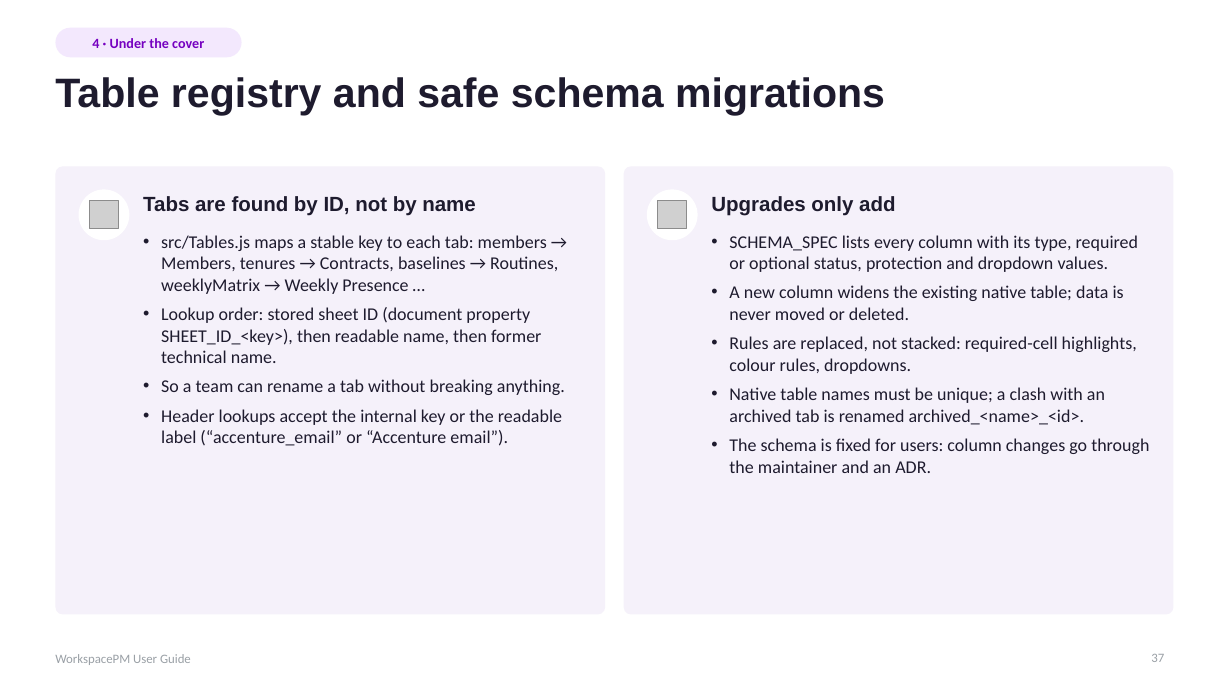
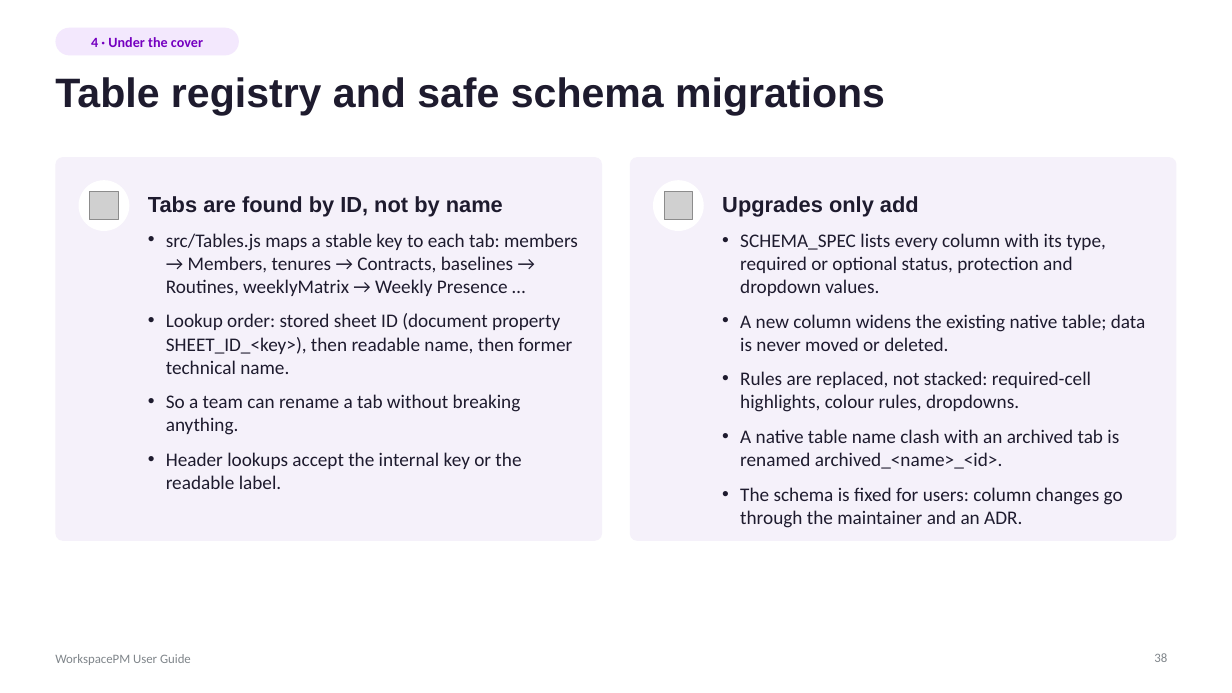
Before and after one commit to hugoglvs/WorkspaceTM, a slide deck: slide 38 of docs/WorkspacePM User Guide.pptx (slide 37 before the commit). Drawn at 1232x693 pixels with LibreOffice and Linux fonts; fonts in the diff are those of the drawing; grey boxes stand for pictures. Boxes give left, top, right and bottom in pixels: in the first picture for what was removed or moved away, otherwise in the second. Text is boxed around its words. In the diff, an @@ line names an element or a change of style, - is before the commit and + after.

```diff
--- a/docs/WorkspacePM User Guide.pptx
+++ b/docs/WorkspacePM User Guide.pptx
@@ rounded rectangle: place and size @@
-rounded rectangle at box(55, 166, 605, 615)
+rounded rectangle at box(55, 157, 603, 541)
@@ proportions changed in 3 elements at box(55, 28, 239, 55), box(55, 157, 603, 541), box(630, 157, 1177, 541) @@
@@ rounded rectangle: place and size @@
-rounded rectangle at box(624, 166, 1174, 615)
+rounded rectangle at box(630, 157, 1177, 541)
@@ ellipse: place and size @@
-ellipse at box(79, 189, 129, 240)
+ellipse at box(79, 180, 129, 231)
@@ picture: place and size @@
-picture at box(90, 201, 118, 229)
+picture at box(90, 191, 118, 220)
@@ text "Tabs are found by ID, ..." at box(148, 196, 503, 217): size 16 to 17 pt @@
@@ ellipse: place and size @@
-ellipse at box(647, 189, 698, 240)
+ellipse at box(653, 180, 704, 231)
@@ picture: place and size @@
-picture at box(658, 201, 687, 229)
+picture at box(665, 191, 693, 220)
@@ text "Upgrades only add" at box(722, 196, 919, 217): size 16 to 17 pt @@
@@ text "Upgrades only add": place and size @@
-text "Upgrades only add" at box(711, 196, 895, 216)
+text "Upgrades only add" at box(722, 196, 919, 217)
@@ text at box(166, 233, 578, 435): size 14 to 15 pt in "src/Tables.js maps a stable key to each ...", "Lookup order: stored sheet ID (document property ...", "So a team can rename a tab ..."; more space between paragraphs @@
@@ text "SCHEMA_SPEC lists every column with ...": place and size @@
-text "SCHEMA_SPEC lists every column with ..." at box(729, 235, 1149, 473)
+text "SCHEMA_SPEC lists every column with ..." at box(740, 233, 1146, 528)
@@ text at box(740, 233, 1146, 528): size 14 to 15 pt in "SCHEMA_SPEC lists every column with its type, ...", "A new column widens the existing native ...", "Rules are replaced, not stacked: required-cell highlights, ...", "The schema is fixed for users: column ..."; more space between paragraphs; less space between paragraphs @@
@@ text at box(740, 429, 1119, 469): text changed; size 14 to 15 pt @@
-• Native table names must be unique; a clash with an archived tab is renamed archived_<name>_<id>.
+• A native table name clash with an archived tab is renamed archived_<name>_<id>.
@@ text at box(166, 452, 521, 489): text changed; size 14 to 15 pt @@
-• Header lookups accept the internal key or the readable label (“accenture_email” or “Accenture email”).
+• Header lookups accept the internal key or the readable label.
@@ text "WorkspacePM User Guide" at box(55, 654, 191, 665): text colour #9AA0A6 to #80868B @@
@@ page number at box(1154, 653, 1167, 662): text changed; text colour #9AA0A6 to #80868B @@
-37
+38
```
Also in this commit, not shown: 50 other slides changed, 1 slide added, 27 other files.
